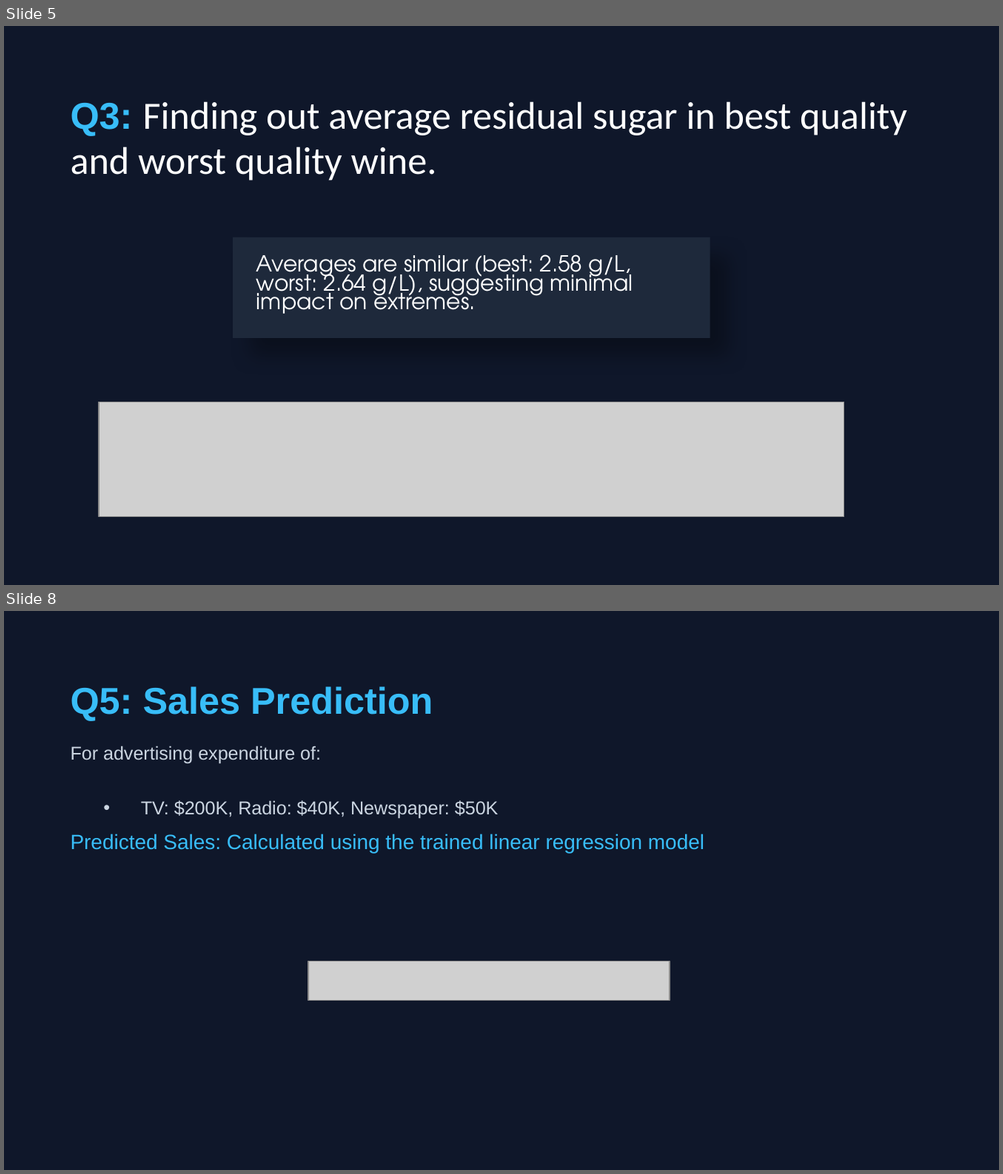
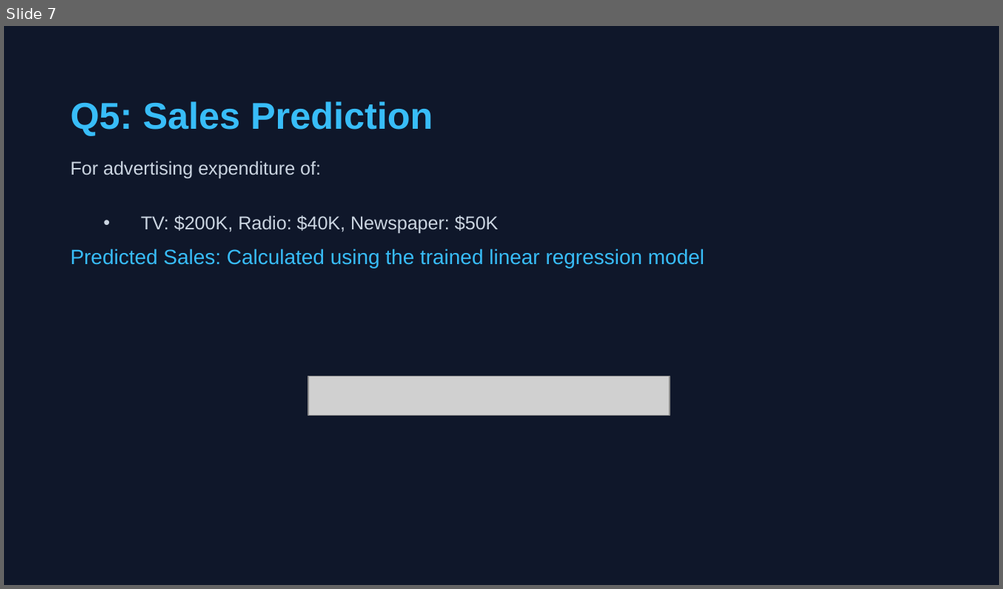
Before and after one commit to nishit-11/Sales-Prediction-Finaltics, a slide deck: Sales Prediction Analysis.pptx. Shown one above the other, each under a label of ours: slides 5 and 8 before the commit, slide 7 after it; the slides between them are not shown. The pictures are 1003x1174 and 1003x589 pixels, drawn with LibreOffice and Linux fonts; fonts in the diff are those of the drawing; grey boxes stand for pictures. Boxes give left, top, right and bottom in pixels: in the first picture for what was removed or moved away, otherwise in the second. Text is boxed around its words. In the diff, an @@ line names an element or a change of style, - is before the commit and + after.

```diff
--- a/Sales Prediction Analysis.pptx
+++ b/Sales Prediction Analysis.pptx
@@ slide 5 removed at [4, 26, 999, 585], background #0F172A @@
@@ text removed at [71, 101, 907, 181] @@
-Q3: Finding out average residual sugar in best quality and worst quality wine.
@@ rectangle removed at [233, 238, 710, 338] @@
@@ text removed at [256, 255, 633, 314] @@
-Averages are similar (best: 2.58 g/L, worst: 2.64 g/L), suggesting minimal impact on extremes.
@@ picture removed at [99, 402, 843, 517] @@
@@ what was slide 8 is now slide 7 @@
```
Also in this commit, not shown: 5 slides changed, 3 slides added, 2 other slides removed.
